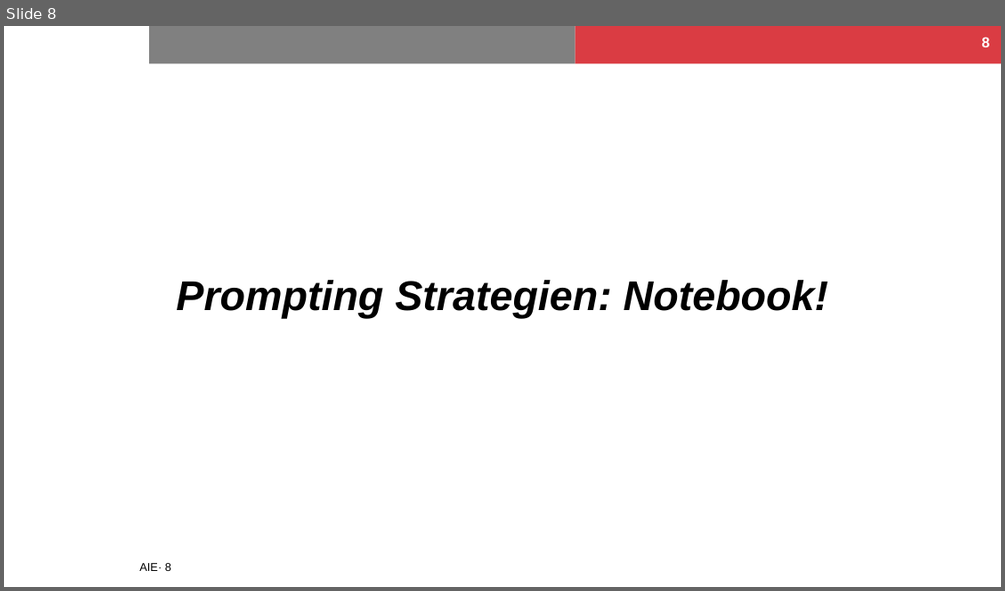
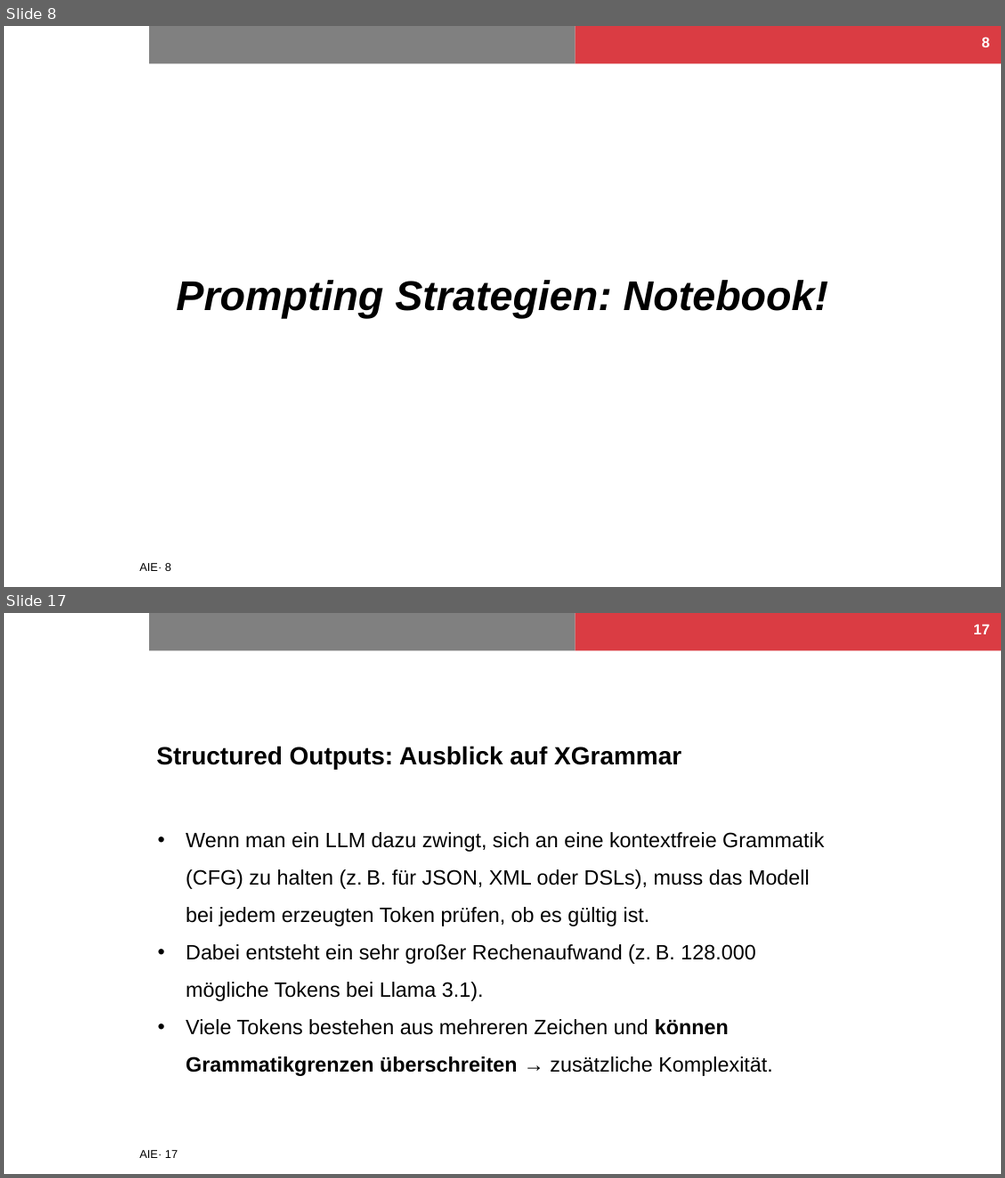
Before and after one commit to NilsHellwig/AIE-course, a slide deck: Kapitel 03_Prompting/03_Prompting.pptx. Shown one above the other, each under a label of ours: slide 8 before the commit, slides 8 and 17 after it; the slides between them are not shown. The pictures are 1005x591 and 1005x1178 pixels, drawn with LibreOffice and Linux fonts; fonts in the diff are those of the drawing; background and template pictures are left out. Boxes give left, top, right and bottom in pixels: in the first picture for what was removed or moved away, otherwise in the second. Text is boxed around its words. In the diff, an @@ line names an element or a change of style, - is before the commit and + after.

```diff
--- a/Kapitel 03_Prompting/03_Prompting.pptx
+++ b/Kapitel 03_Prompting/03_Prompting.pptx
@@ slide 17 added at (x1=4, y1=613, x2=1001, y2=1174), background #FFFFFF; not listed: 3 template elements that a slide beside it also shows @@
@@ page number added at (x1=973, y1=624, x2=989, y2=634), 14 pt, text #FFFFFF, bold @@
+17
@@ title added at (x1=156, y1=746, x2=681, y2=769), 24 pt, text #000000, bold @@
+Structured Outputs: Ausblick auf XGrammar
@@ text added at (x1=186, y1=832, x2=824, y2=1076), 20 pt, text #000000 @@
+• Wenn man ein LLM dazu zwingt, sich an eine kontextfreie Grammatik (CFG) zu halten (z. B. für JSON, XML oder DSLs), muss das Modell bei jedem erzeugten Token prüfen, ob es gültig ist.
+• Dabei entsteht ein sehr großer Rechenaufwand (z. B. 128.000 mögliche Tokens bei Llama 3.1).
+• Viele Tokens bestehen aus mehreren Zeichen und können Grammatikgrenzen überschreiten → zusätzliche Komplexität.
```
Also in this commit, not shown: 3 slides changed, 23 other slides added, 4 other files.
